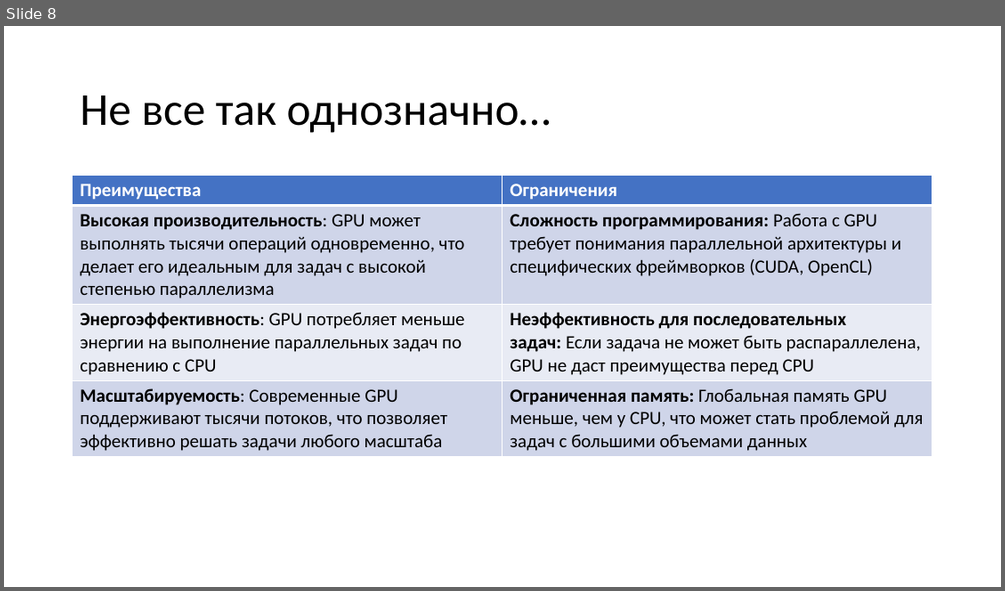
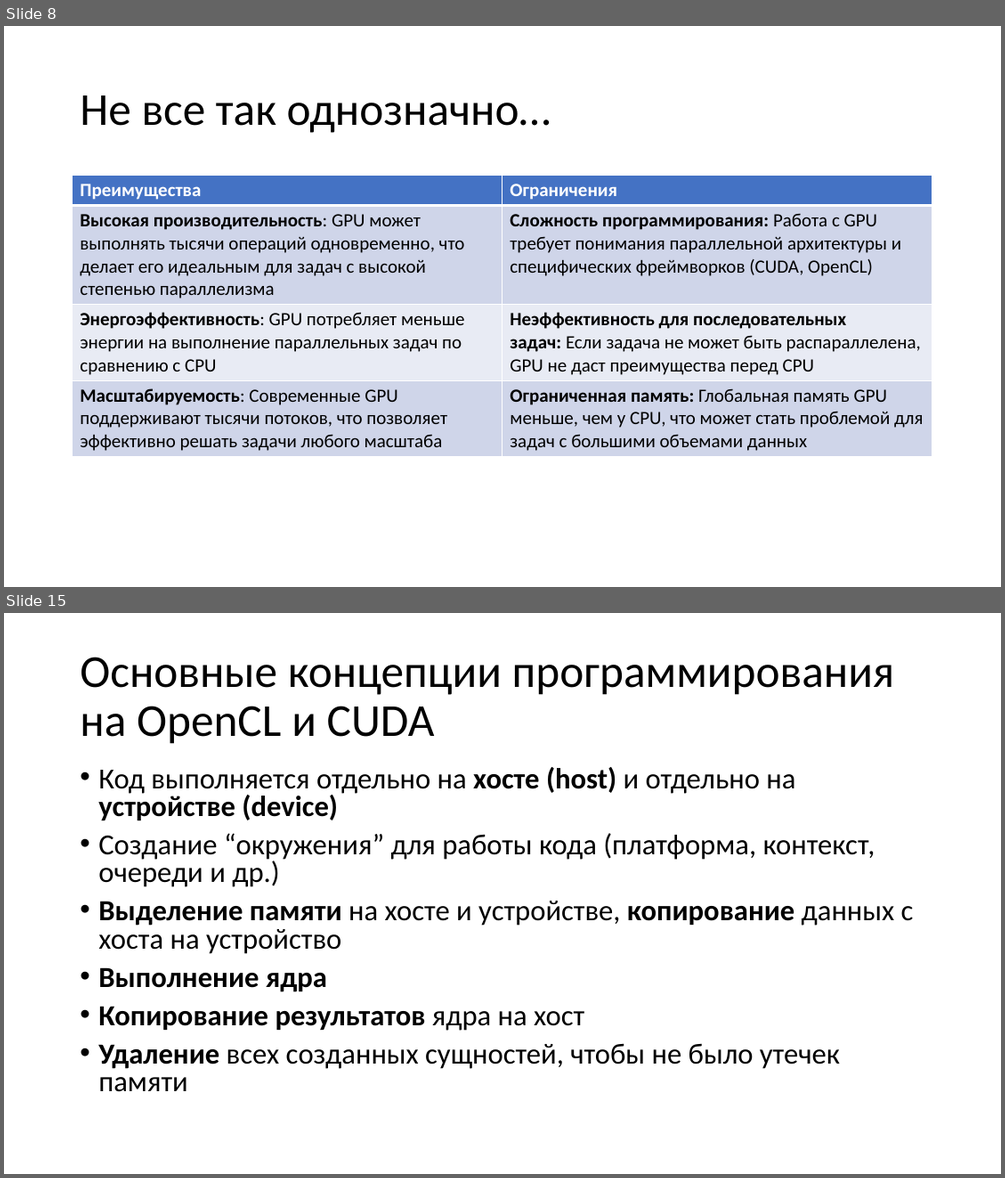
Before and after one commit to pezkov/gpu_course, a slide deck: presentations/Вычисления на GPU.pptx. Shown one above the other, each under a label of ours: slide 8 before the commit, slides 8 and 15 after it; the slides between them are not shown. The pictures are 1005x591 and 1005x1178 pixels, drawn with LibreOffice and Linux fonts; fonts in the diff are those of the drawing. Boxes give left, top, right and bottom in pixels: in the first picture for what was removed or moved away, otherwise in the second. Text is boxed around its words. In the diff, an @@ line names an element or a change of style, - is before the commit and + after.

Commit message:
upd pres: frameworks and code examples cuda + ocl

```diff
--- a/presentations/Вычисления на GPU.pptx
+++ b/presentations/Вычисления на GPU.pptx
@@ slide 15 added at [4,613,1001,1174], background #FFFFFF @@
@@ title added at [80,657,895,744], 44 pt, text #000000 @@
+Основные концепции программирования на OpenCL и CUDA
@@ text added at [98,767,914,1092], 28 pt, text #000000 @@
+• Код выполняется отдельно на хосте (host) и отдельно на устройстве (device)
+• Создание “окружения” для работы кода (платформа, контекст, очереди и др.)
+• Выделение памяти на хосте и устройстве, копирование данных с хоста на устройство
+• Выполнение ядра
+• Копирование результатов ядра на хост
+• Удаление всех созданных сущностей, чтобы не было утечек памяти
```
Also in this commit, not shown: 1 slide changed, 12 other slides added, 3 other files.
